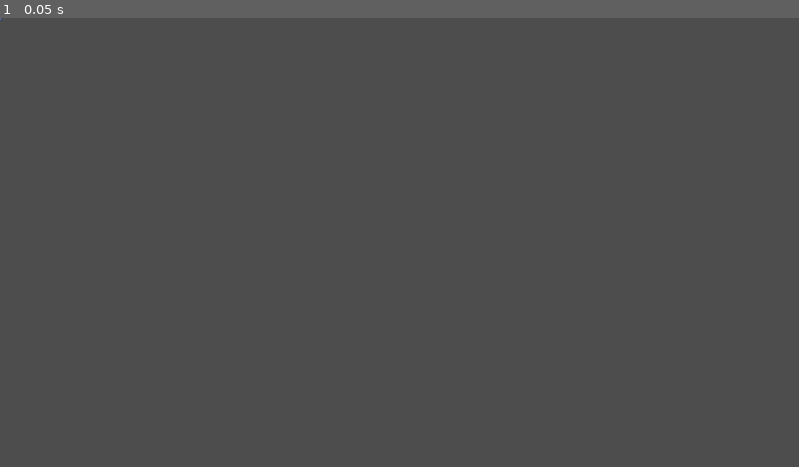
Above: before the commit, frame 1.
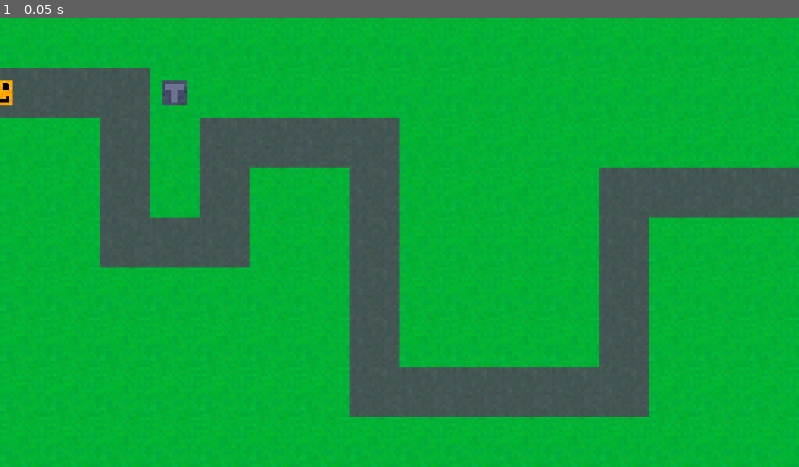
Above: after the commit, the same moment.

Repository: jkelly924/bananas-game-g4si2024
Game: Godot game, scene res://Levels/test_level.tscn
Same seed, same stepped clock (60 frames per second), same inputs: the game is played once before the commit and once after it. Before the commit the project starts from res://game.tscn.
Inputs:
- Up to frame 1 (0.05 s): no input

The runs differ from the first frame. In frame 1, 79% of the frame differs, in the area x 0-100%, y 0-100%.
Error before the commit: Parse Error: Expected indented block after function declaration. (res://Scripts/tower.gd:14)

Commit message:
fixed some errors

Diff:
--- a/Scripts/enemy.gd
+++ b/Scripts/enemy.gd
@@ -1,4 +1,4 @@
-extends AnimatedSprite2D
+extends Node2D
 
 @export var health: float
 
@@ -13,6 +13,7 @@
 
 func take_damage(damage: float) -> void:
 	health -= damage
+	print(health);
 
 	if health < 0:
 		print("DIED!")
--- a/Scripts/tower.gd
+++ b/Scripts/tower.gd
@@ -12,3 +12,7 @@
 
 # Called every frame. 'delta' is the elapsed time since the previous frame.
 func _process(delta: float) -> void:
+	for enemy: Node2D in owner.get_node("Enemies").get_children(false):
+		if (enemy.position - position).length() < damage_range:
+			enemy.take_damage(damage_range * delta)
+			print(enemy.name, "is in range of", name)
--- a/Scripts/tower_handler.gd
+++ b/Scripts/tower_handler.gd
@@ -7,19 +7,21 @@
 
 # Called when the node enters the scene tree for the first time.
 func _ready() -> void:
-	var parent: Node2D = self.get_parent()
-	enemies = parent.get_node('Enemies')
-	towers = parent.get_node('Towers')
-	game_data = parent.get_node('GameDataScript')
+	# var parent: Node2D = self.get_parent()
+	# enemies = parent.get_node('Enemies')
+	# towers = parent.get_node('Towers')
+	# game_data = parent.get_node('GameDataScript')
+	pass
 
 
 # Called every frame. 'delta' is the elapsed time since the previous frame.
 func _process(delta: float) -> void:
-	for tower: Sprite2D in towers.get_children():
-		var tower_type: String = tower.get_meta('Type')
-		var tower_data = game_data.tower_data[tower_type]
-		for enemy: AnimatedSprite2D in enemies.get_children():
-			var distance: float = (tower.position - enemy.position).length()
-			if distance < tower_data.range:
-				enemy.take_damage(tower_data.damage)
-				print(enemy.health)
+	# for tower: Sprite2D in towers.get_children():
+	# 	var tower_type: String = tower.get_meta('Type')
+	# 	var tower_data = game_data.tower_data[tower_type]
+	# 	for enemy: AnimatedSprite2D in enemies.get_children():
+	# 		var distance: float = (tower.position - enemy.position).length()
+	# 		if distance < tower_data.range:
+	# 			enemy.take_damage(tower_data.damage)
+	# 			print(enemy.health)
+	pass
--- a/project.godot
+++ b/project.godot
@@ -11,6 +11,6 @@
 [application]
 
 config/name="Bananas Game G4SI2024"
-run/main_scene="res://game.tscn"
+run/main_scene="res://Levels/test_level.tscn"
 config/features=PackedStringArray("4.3", "Forward Plus")
 config/icon="res://icon.svg"
